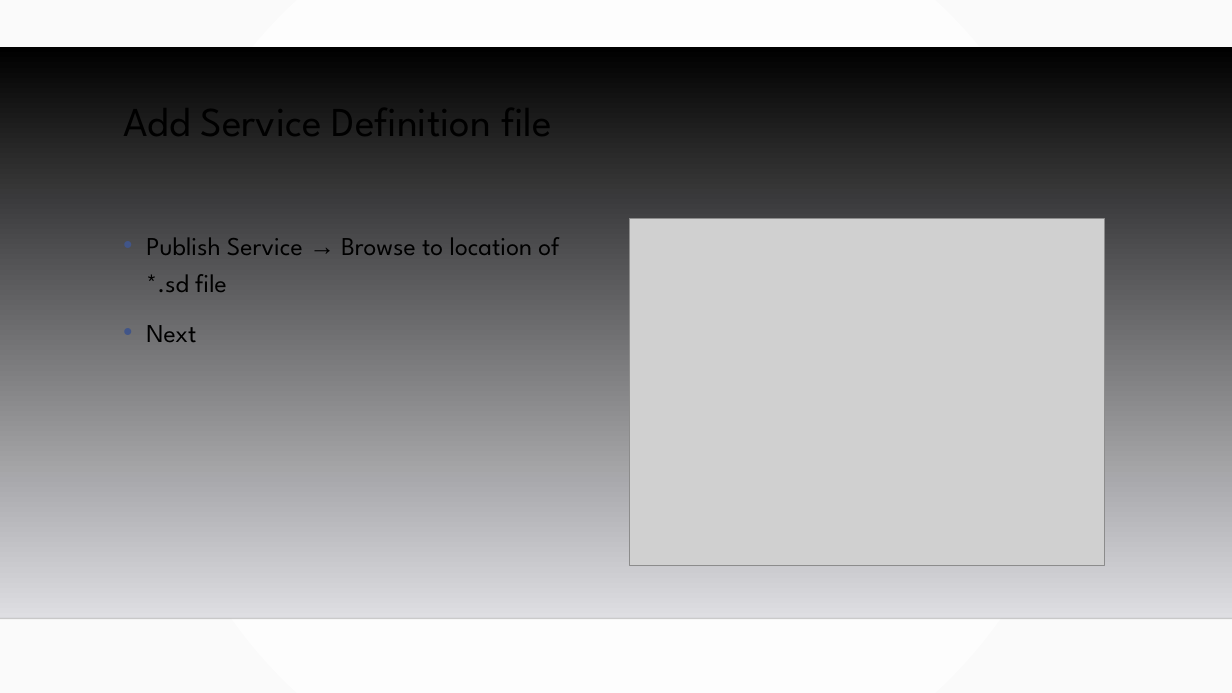
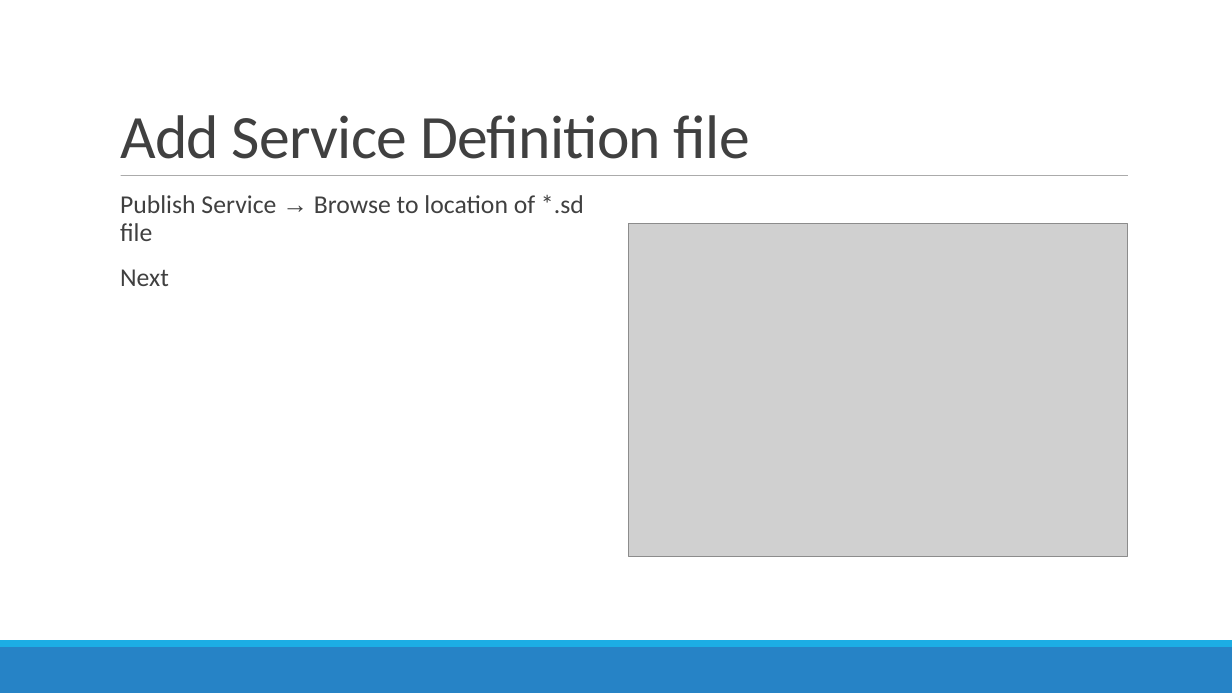
Before and after one commit to MGIS-UMN/GIS5577_week11, a slide deck: slide 35 of Creating_geospatial_services_ArcGIS.odp (slide 37 before the commit). Drawn at 1232x693 pixels with LibreOffice and Linux fonts; fonts in the diff are those of the drawing; grey boxes stand for pictures; background and template pictures are left out. Boxes give left, top, right and bottom in pixels: in the first picture for what was removed or moved away, otherwise in the second. Text is boxed around its words. In the diff, an @@ line names an element or a change of style, - is before the commit and + after.

```diff
--- a/Creating_geospatial_services_ArcGIS.odp
+++ b/Creating_geospatial_services_ArcGIS.odp
@@ background gradient #FFFFFF to #FAFAFA to #FFFFFF @@
@@ title "Add Service Definition file": place and size @@
-title "Add Service Definition file" at box(124, 90, 552, 151)
+title "Add Service Definition file" at box(120, 115, 750, 159)
@@ title "Add Service Definition file" at box(120, 115, 750, 159): size 32 to 48 pt, font League Spartan to Calibri, text colour #000000 to #404040, letter spacing 0 to -0.5 pt; line spacing 0.9 to 0.85; vertical alignment top to bottom @@
@@ freeform shape removed at box(0, 47, 1232, 618) @@
@@ line added from (121, 176) to (1128, 176), #7F7F7F 0.51 pt @@
@@ text "Publish Service → Browse to ...": place and size @@
-text "Publish Service → Browse to ..." at box(146, 237, 559, 342)
+text "Publish Service → Browse to ..." at box(120, 195, 584, 286)
@@ text "Publish Service → Browse to ..." at box(120, 195, 584, 286): font League Spartan to Calibri, text colour #000000 to #404040; bullet • to  ; line spacing 1.2 to 0.9; more space between paragraphs; bullet colour #415588 to #1CADE4 @@
@@ picture: place and size @@
-picture at box(630, 219, 1104, 566)
+picture at box(628, 224, 1128, 556)
@@ line removed from (0, 618) to (1232, 618) @@
@@ freeform shape added at box(0, 647, 1232, 693), fill #2683C6 @@
@@ freeform shape added at box(0, 640, 1232, 647), fill #1CADE4 @@
```
Also in this commit, not shown: 36 other slides changed, 1 slide added, 4 slides removed, 2 other files.
